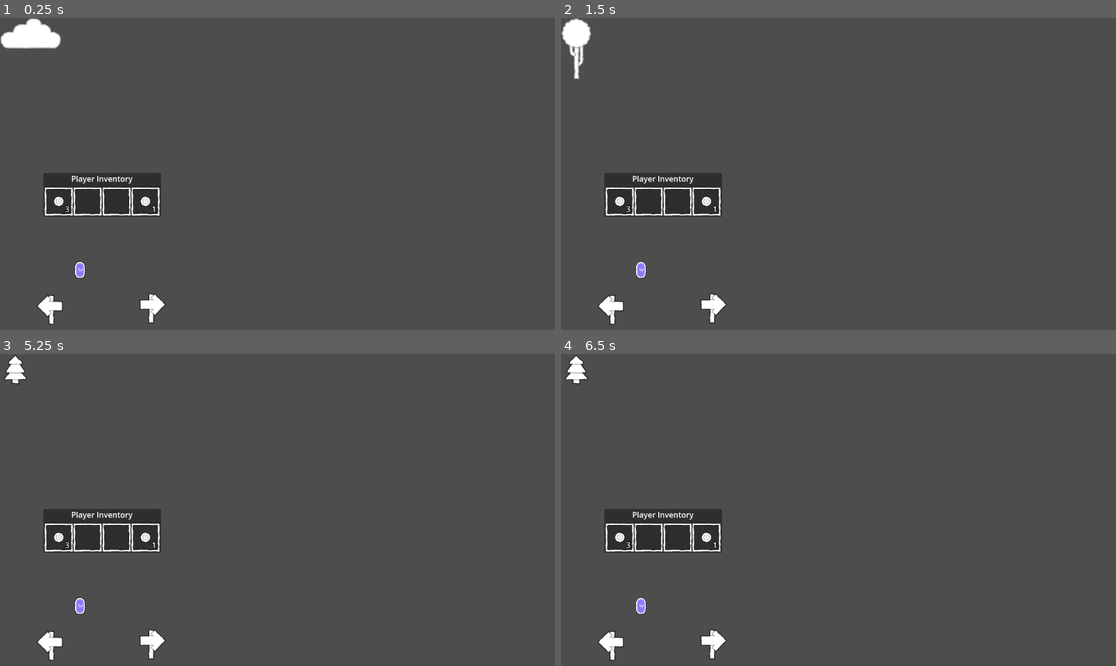
Above: before the commit, frames 1-4 (two rows, left to right).
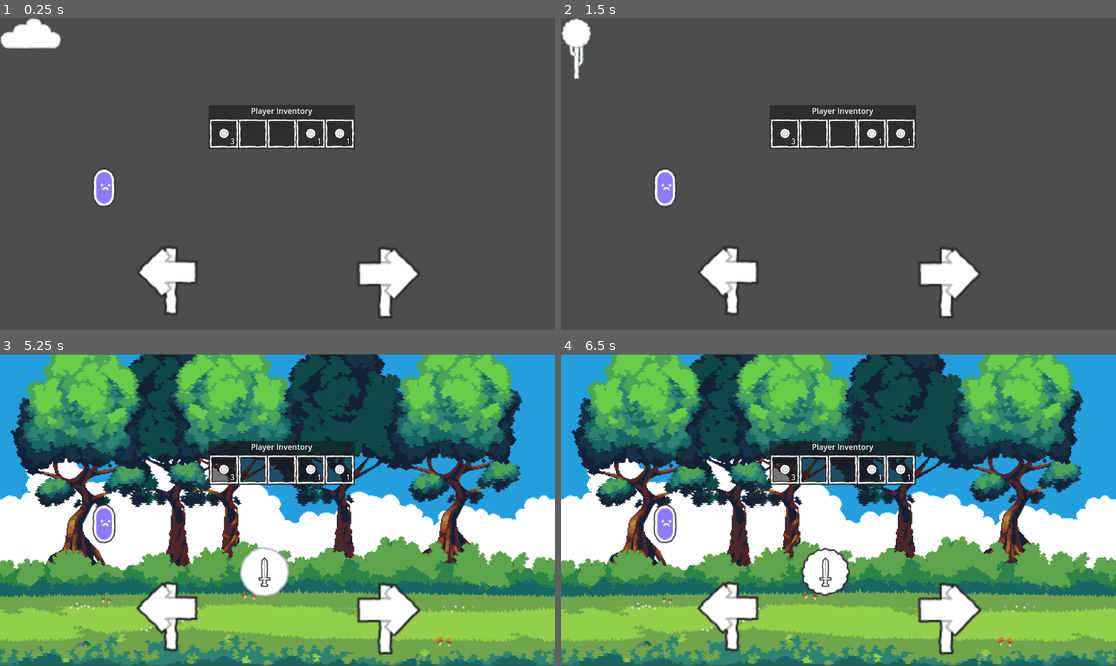
Above: after the commit, the same moments.

Repository: jcamloz/LittleSurvival
Game: Godot game, scene res://Scenes/Game.tscn
The game is run twice, just before and just after one commit, with the same random seed, the same clock (stepped at 60 frames per second) and the same inputs.
Inputs (mouse positions are in pixels of both pictures, inside the frame that each line leads up to; where the layout moved, square brackets give the same spot in the first picture):
- Up to frame 1 (0.25 s): no input
- Up to frame 2 (1.5 s): click (727, 283) [610, 311] at 0.5 s; click (949, 283) [716, 308] at 1.25 s
- Up to frame 3 (5.25 s): click (166, 619) [49, 647] at 2 s; click (388, 619) [155, 644] at 2.75 s; click (166, 619) [49, 647] at 3.5 s; click (388, 619) [155, 644] at 4.25 s; tap Enter at 5 s; move the mouse to (399, 494) at 5.02 s
- Up to frame 4 (6.5 s): click (827, 572) at 5.77 s

The runs differ from the first frame. In frame 1, 9.1% of the frame differs, in the area x 6-76%, y 28-99%; in frame 2, 9.1%; in frame 3, 99%, in the area x 0-100%, y 0-100%; in frame 4, 99%.

Commit message:
Script del Jugador añadido como singletone y botón de herramientas reutilizable creado

Diff:
--- a/Resources/Inventories/PlayerInv.tres
+++ b/Resources/Inventories/PlayerInv.tres
@@ -26,8 +26,14 @@
 amount = 1
 metadata/_custom_type_script = "uid://cv7ktn7rs37bt"
 
+[sub_resource type="Resource" id="Resource_5nth2"]
+script = ExtResource("2_h0h72")
+item = ExtResource("3_h0h72")
+amount = 1
+metadata/_custom_type_script = "uid://cv7ktn7rs37bt"
+
 [resource]
 script = ExtResource("1_lcw6x")
 inventoryName = "Player Inventory"
-slots = Array[ExtResource("2_h0h72")]([SubResource("Resource_lcw6x"), SubResource("Resource_55mgh"), SubResource("Resource_w1f3k"), SubResource("Resource_h0h72")])
+slots = Array[ExtResource("2_h0h72")]([SubResource("Resource_lcw6x"), SubResource("Resource_55mgh"), SubResource("Resource_w1f3k"), SubResource("Resource_h0h72"), SubResource("Resource_5nth2")])
 metadata/_custom_type_script = "uid://iyyblqq3dofv"
--- /dev/null
+++ b/Resources/Items/Madera.tres
@@ -0,0 +1,11 @@
+[gd_resource type="Resource" script_class="Item" load_steps=3 format=3 uid="uid://u5xuhtbflbmq"]
+
+[ext_resource type="Script" uid="uid://1kc8a5ugdv7x" path="res://Scripts/ResourceScripts/Item.gd" id="1_2v262"]
+[ext_resource type="Texture2D" uid="uid://cw5bgq5pqvl3b" path="res://Assets/PNG/Default/tile_crateSmall.png" id="2_beh6a"]
+
+[resource]
+script = ExtResource("1_2v262")
+name = "Madera"
+max_stack = 99
+texture = ExtResource("2_beh6a")
+metadata/_custom_type_script = "uid://1kc8a5ugdv7x"
--- a/Scenes/Game.tscn
+++ b/Scenes/Game.tscn
@@ -1,39 +1,45 @@
-[gd_scene load_steps=7 format=3 uid="uid://ctawnk0s888mh"]
+[gd_scene load_steps=8 format=3 uid="uid://ctawnk0s888mh"]
 
-[ext_resource type="Script" uid="uid://equn5ncpg2rk" path="res://Scripts/game.gd" id="1_7lihs"]
+[ext_resource type="Script" uid="uid://equn5ncpg2rk" path="res://Scripts/Game.gd" id="1_7lihs"]
 [ext_resource type="Texture2D" uid="uid://w0b5tok7yj4u" path="res://Assets/PNG/Default/character_roundPurple.png" id="1_iukft"]
 [ext_resource type="Texture2D" uid="uid://bidcqlqhfros6" path="res://Assets/PNG/Default/tile_arrowLeft.png" id="2_b2bpf"]
 [ext_resource type="Texture2D" uid="uid://gxeef376oari" path="res://Assets/PNG/Default/tile_arrowRight.png" id="3_7lihs"]
+[ext_resource type="Script" uid="uid://bbkj775fbfibt" path="res://Scripts/Player.gd" id="3_fgofq"]
 [ext_resource type="PackedScene" uid="uid://443hsy30jycs" path="res://Scenes/Inventory.tscn" id="4_fgofq"]
 [ext_resource type="Resource" uid="uid://0im7somcwcp" path="res://Resources/Inventories/PlayerInv.tres" id="5_2irst"]
 
 [node name="Game" type="Node2D"]
 script = ExtResource("1_7lihs")
 
-[node name="Sprite2D" type="Sprite2D" parent="."]
-position = Vector2(166, 524)
-scale = Vector2(0.546875, 0.578125)
-texture = ExtResource("1_iukft")
-
 [node name="ScenarioContainer" type="Control" parent="."]
 layout_mode = 3
-anchors_preset = 0
-offset_right = 40.0
-offset_bottom = 40.0
+anchors_preset = 15
+anchor_right = 1.0
+anchor_bottom = 1.0
+grow_horizontal = 2
+grow_vertical = 2
+
+[node name="Player" type="Sprite2D" parent="."]
+position = Vector2(216, 354)
+scale = Vector2(1.16016, 1.30078)
+texture = ExtResource("1_iukft")
+script = ExtResource("3_fgofq")
 
 [node name="LeftArrow" type="TextureButton" parent="."]
-offset_left = 71.0
-offset_top = 574.0
-offset_right = 135.0
-offset_bottom = 638.0
+offset_left = 273.0
+offset_top = 472.0
+offset_right = 420.0
+offset_bottom = 630.0
 texture_normal = ExtResource("2_b2bpf")
+stretch_mode = 4
 
 [node name="RightArrow" type="TextureButton" parent="."]
-offset_left = 285.0
-offset_top = 571.0
-offset_right = 349.0
-offset_bottom = 635.0
+offset_left = 731.0
+offset_top = 474.0
+offset_right = 885.0
+offset_bottom = 626.0
 texture_normal = ExtResource("3_7lihs")
+stretch_mode = 4
 
 [node name="Inventory" parent="." instance=ExtResource("4_fgofq")]
 anchors_preset = 0
@@ -41,10 +47,10 @@
 anchor_top = 0.0
 anchor_right = 0.0
 anchor_bottom = 0.0
-offset_left = 90.0
-offset_top = 322.0
-offset_right = 91.0
-offset_bottom = 349.0
+offset_left = 433.0
+offset_top = 181.0
+offset_right = 470.0
+offset_bottom = 208.0
 grow_horizontal = 1
 grow_vertical = 1
 inventory = ExtResource("5_2irst")
--- a/Scenes/Scenarios/Scenario_2.tscn
+++ /dev/null
@@ -1,10 +0,0 @@
-[gd_scene load_steps=2 format=3 uid="uid://b4yhkq1cqhsp3"]
-
-[ext_resource type="Texture2D" uid="uid://br3kjskpcrpbh" path="res://Assets/PNG/Default/tile_tree.png" id="1_q8qo8"]
-
-[node name="Scenario" type="Node2D"]
-
-[node name="Background" type="TextureRect" parent="."]
-offset_right = 40.0
-offset_bottom = 40.0
-texture = ExtResource("1_q8qo8")
--- /dev/null
+++ b/Scenes/Scenarios/Scenario_4.tscn
@@ -0,0 +1,26 @@
+[gd_scene load_steps=4 format=3 uid="uid://b4yhkq1cqhsp3"]
+
+[ext_resource type="Script" uid="uid://cihhopxjg7ayi" path="res://Scripts/ScenarioScripts/ScenarioController2.gd" id="1_2alt0"]
+[ext_resource type="Texture2D" uid="uid://b46xvn8hfaukp" path="res://Assets/pixel_bg.png" id="2_rgrgg"]
+[ext_resource type="PackedScene" uid="uid://b0nfnl4gnviwm" path="res://Scenes/ToolButton.tscn" id="3_emaea"]
+
+[node name="Scenario" type="Node2D"]
+script = ExtResource("1_2alt0")
+
+[node name="Background" type="TextureRect" parent="."]
+anchors_preset = 8
+anchor_left = 0.5
+anchor_top = 0.5
+anchor_right = 0.5
+anchor_bottom = 0.5
+offset_top = 1.0
+offset_right = 1154.0
+offset_bottom = 646.0
+grow_horizontal = 2
+grow_vertical = 2
+texture = ExtResource("2_rgrgg")
+expand_mode = 2
+
+[node name="AxeButton" parent="." instance=ExtResource("3_emaea")]
+
+[connection signal="pressed" from="AxeButton" to="." method="_on_axe_button_pressed" binds= ["axe"]]
--- /dev/null
+++ b/Scenes/ToolButton.tscn
@@ -0,0 +1,31 @@
+[gd_scene load_steps=5 format=3 uid="uid://b0nfnl4gnviwm"]
+
+[ext_resource type="Texture2D" uid="uid://bdhm6j4vh376s" path="res://Assets/PNG/Default/effect_blastLarge.png" id="1_rb2to"]
+[ext_resource type="Texture2D" uid="uid://dtaho1xetgslv" path="res://Assets/PNG/Default/effect_blast.png" id="2_tx8t2"]
+[ext_resource type="Texture2D" uid="uid://4vrjrmttxuqt" path="res://Assets/PNG/Default/tile_bush.png" id="3_f5hne"]
+[ext_resource type="Texture2D" uid="uid://cf841mckhdfv2" path="res://Assets/PNG/Default/item_sword.png" id="4_1kbqs"]
+
+[node name="ToolButton" type="TextureButton"]
+offset_left = 498.0
+offset_top = 400.0
+offset_right = 600.0
+offset_bottom = 505.0
+texture_normal = ExtResource("1_rb2to")
+texture_pressed = ExtResource("2_tx8t2")
+texture_hover = ExtResource("3_f5hne")
+stretch_mode = 6
+
+[node name="Texture" type="TextureRect" parent="."]
+layout_mode = 1
+anchors_preset = 8
+anchor_left = 0.5
+anchor_top = 0.5
+anchor_right = 0.5
+anchor_bottom = 0.5
+offset_left = -32.0
+offset_top = -32.0
+offset_right = 32.0
+offset_bottom = 32.0
+grow_horizontal = 2
+grow_vertical = 2
+texture = ExtResource("4_1kbqs")
--- /dev/null
+++ b/Scripts/Player.gd
@@ -0,0 +1,23 @@
+#Esta clase es un singletone, por lo que se puede acceder desde otro script
+class_name mainPlayer extends Sprite2D
+
+#Stats del jugador
+var life: int = 100
+var energy: int = 100
+var hunger: int = 100
+
+#Herramientas del juego (no se rompen ni requieren ser creadas)
+var tool_levels = {
+	"axe": 1,
+	"bucket": 1,
+	"fishing_rod": 1,
+	"pickaxe" : 1
+}
+
+#Método que mejora una de las herramientas
+func upgrade_tool(tool_name: String):
+	tool_name = tool_name.to_lower()
+	if tool_levels.has(tool_name):
+		tool_levels[tool_name] += 1
+	else:
+		push_warning("Intentaste mejorar una herramienta que no existe: %s" % tool_name)
--- /dev/null
+++ b/Scripts/ScenarioScripts/ScenarioController2.gd
@@ -0,0 +1,7 @@
+class_name ScenarioController extends Node2D
+
+func _on_axe_button_pressed(tool_name : String):
+	if Player.tool_levels.has(tool_name):
+		print(tool_name , " level: " , Player.tool_levels[tool_name])
+	else:
+		print("No existe la herramienta: " , tool_name)
--- a/Scripts/game.gd
+++ b/Scripts/game.gd
@@ -1,18 +1,24 @@
 class_name main extends Node2D
 
+#Referencias al ScenarioContainer
 @onready var scenario_container = $ScenarioContainer
+
+#Indice del escenario actual y array con los diferentes escenarios
 var current_index = 0
 var scenarios = [
 	"res://Scenes/Scenarios/Scenario_0.tscn",
 	"res://Scenes/Scenarios/Scenario_1.tscn",
-	"res://Scenes/Scenarios/Scenario_2.tscn"
+	"res://Scenes/Scenarios/Scenario_4.tscn"
 ]
 
 func _ready():
 	load_scenario(current_index)
 
+#Se encarga de cargar el escenario actual
 func load_scenario(index):
+	#Limpio primero el escenario previo
 	clear_scenario()
+	#Cargo el escenario actual y compruebo si es un PackedScene para instanciarlo
 	var scene = ResourceLoader.load(scenarios[index])
 	if scene is PackedScene:
 		var scene_instance = scene.instantiate()
@@ -20,17 +26,18 @@
 	else:
 		print("Error: no se pudo cargar el escenario en el índice ", index)
 
+#Destruyo cualquier hijo de ScenarioContainer
 func clear_scenario():
 	for child in scenario_container.get_children():
 		child.queue_free()
 
-
+#Decremento en 1 el índie del escenario actual y lo cargo
 func _on_left_arrow_pressed():
 	if current_index > 0:
 		current_index -= 1
 		load_scenario(current_index)
 
-
+#Aumento en 1 el índie del escenario actual y lo cargo
 func _on_right_arrow_pressed():
 	if current_index < scenarios.size() - 1:
 		current_index += 1
--- a/project.godot
+++ b/project.godot
@@ -15,6 +15,10 @@
 config/features=PackedStringArray("4.4", "GL Compatibility")
 config/icon="res://icon.svg"
 
+[autoload]
+
+Player="*res://Scripts/Player.gd"
+
 [rendering]
 
 renderer/rendering_method="gl_compatibility"
Binary file added: Assets/pixel_bg.png
Not shown, added: Assets/pixel_bg.png.import
Not shown: 1 places in Resources/Inventories/PlayerInv.tres that only renumber resources
Not shown, added: Scripts/Player.gd.uid
Not shown, added: Scripts/ScenarioScripts/ScenarioController2.gd.uid
